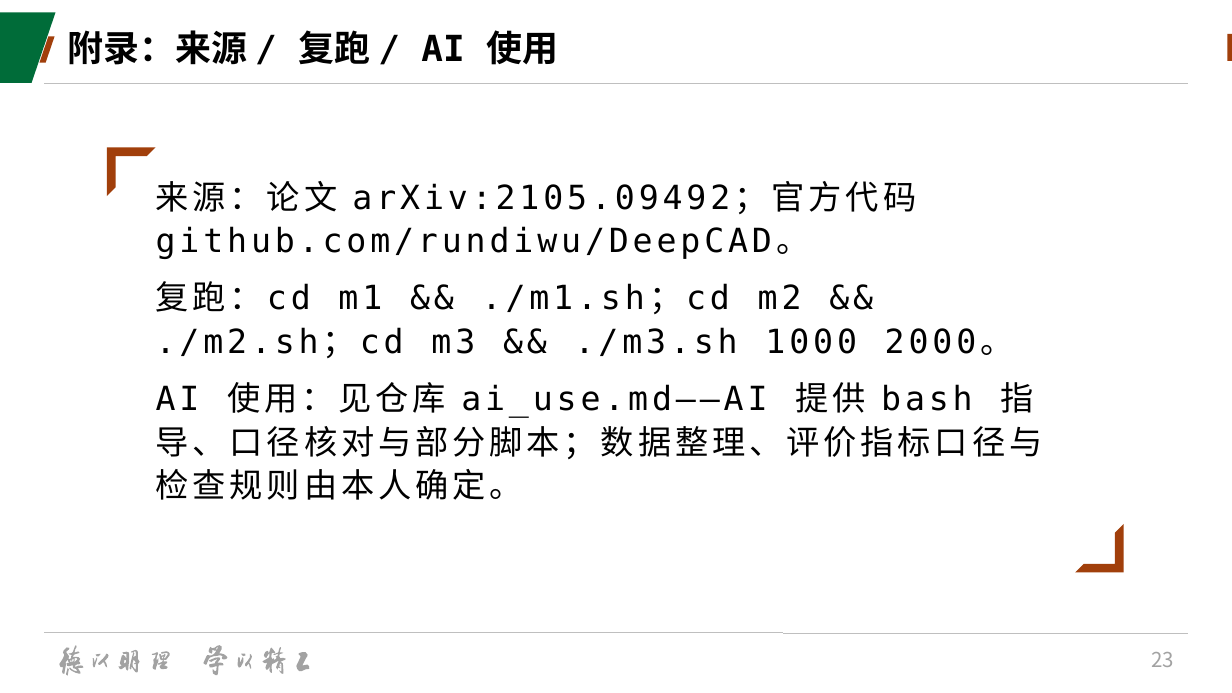
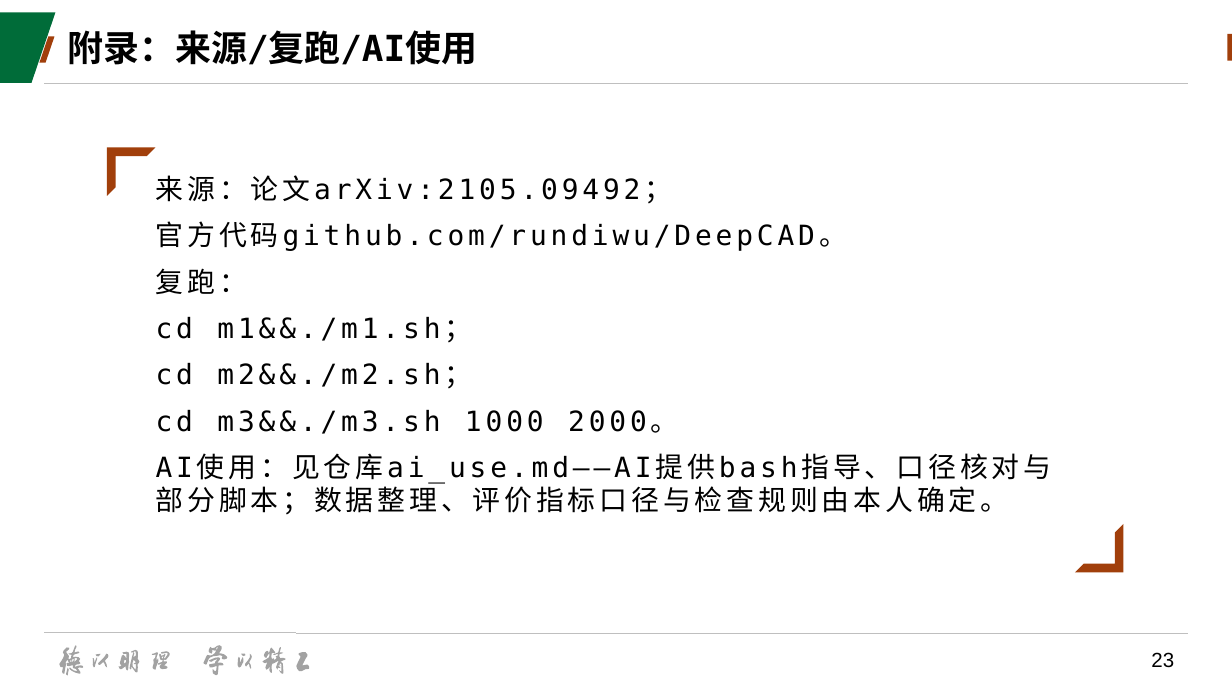
Before and after one commit to starfish667/deepcad_test, a slide deck: slide 23 of doc/AICAD汇报.pptx. Drawn at 1232x693 pixels with LibreOffice and Linux fonts; fonts in the diff are those of the drawing; background and template pictures are left out. Boxes give left, top, right and bottom in pixels: in the first picture for what was removed or moved away, otherwise in the second. Text is boxed around its words. In the diff, an @@ line names an element or a change of style, - is before the commit and + after.

```diff
--- a/doc/AICAD汇报.pptx
+++ b/doc/AICAD汇报.pptx
@@ title at (x1=68, y1=30, x2=477, y2=65): text changed @@
-附录：来源 / 复跑 / AI 使用
+附录：来源/复跑/AI使用
@@ text at (x1=156, y1=175, x2=1051, y2=515): text changed; size 25.9 to 21.7 pt @@
-来源：论文 arXiv:2105.09492；官方代码 github.com/rundiwu/DeepCAD。
-复跑：cd m1 && ./m1.sh；cd m2 && ./m2.sh；cd m3 && ./m3.sh 1000 2000。
-AI 使用：见仓库 ai_use.md——AI 提供 bash 指导、口径核对与部分脚本；数据整理、评价指标口径与检查规则由本人确定。
+来源：论文arXiv:2105.09492；
+官方代码github.com/rundiwu/DeepCAD。
+复跑：
+cd m1&&./m1.sh；
+cd m2&&./m2.sh；
+cd m3&&./m3.sh 1000 2000。
+AI使用：见仓库ai_use.md——AI提供bash指导、口径核对与部分脚本；数据整理、评价指标口径与检查规则由本人确定。
@@ page number at (x1=1151, y1=652, x2=1174, y2=668): font Noto Sans CJK SC to Arial, text colour #A2A2A2 to #000000 @@
```
Also in this commit, not shown: 23 other slides changed.
